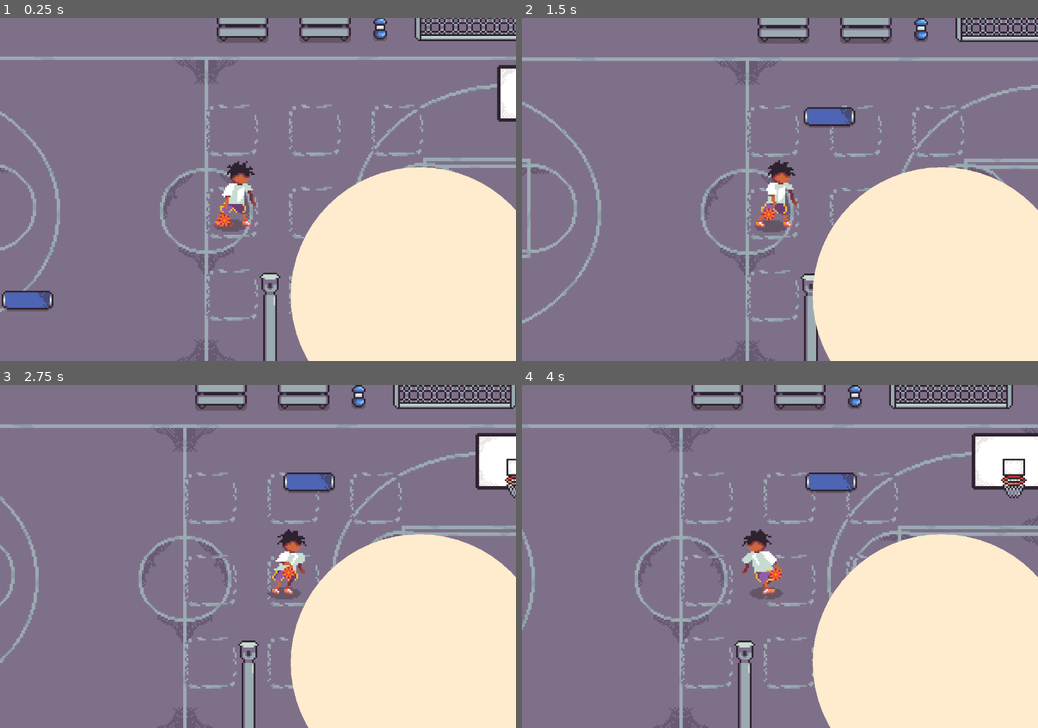
Above: before the commit, frames 1-4 (two rows, left to right).
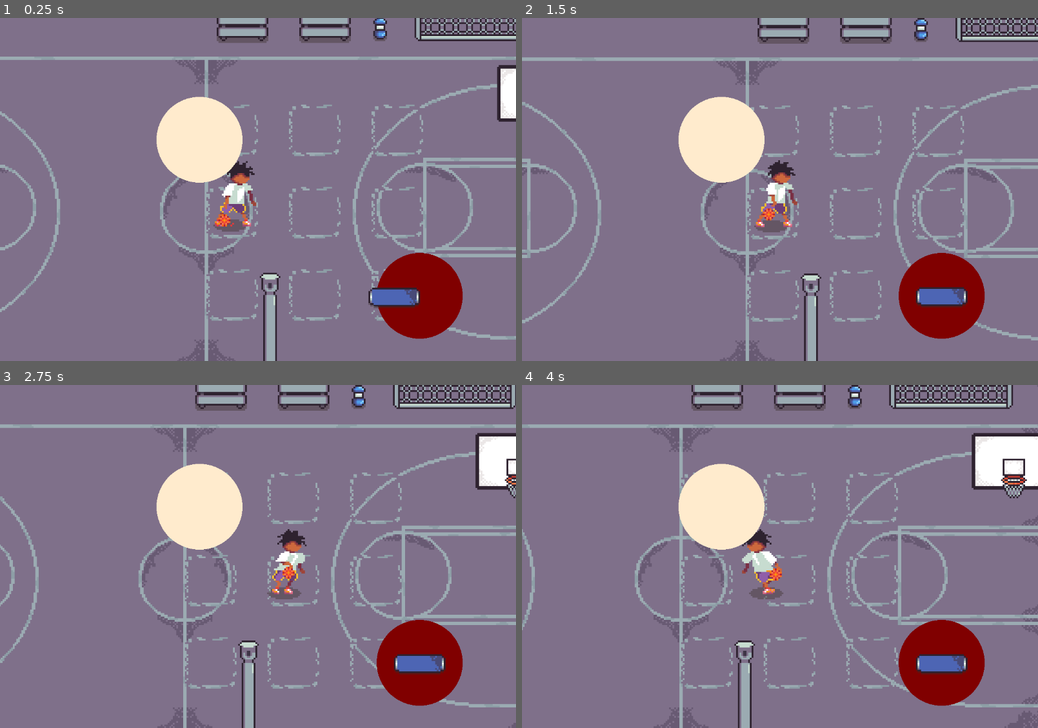
Above: after the commit, the same moments.

Repository: DarlanApenas/dunk-coding-2d
Game: Godot game, scene res://scenes/game.tscn
Two runs of this game, one before a commit and one after it. Both use one fixed random seed, a clock stepped at 60 frames per second and the inputs below.
Inputs (mouse positions are in pixels of both pictures, inside the frame that each line leads up to):
- Up to frame 1 (0.25 s): no input
- Up to frame 2 (1.5 s): drag from (547, 299) to (831, 114) at 0.52 s; drag from (676, 206) to (831, 117) at 1.27 s
- Up to frame 3 (2.75 s): move the mouse to (309, 481) at 2.02 s; hold D (right) from 2.03 s (still down); tap Space (shoot) at 2.1 s; click (309, 481) at 2.17 s
- Up to frame 4 (4 s): release D (right) at 2.75 s; drag from (754, 625) to (625, 505) at 2.77 s; move the mouse to (934, 607) at 3.52 s; hold A (left) from 3.53 s (still down); tap R (dribble) at 3.6 s; click (934, 607) at 3.67 s

The runs differ from the first frame. In frame 1, 26% of the frame differs, in the area x 0-100%, y 22-100%; in frame 2, 26%, in the area x 30-100%, y 22-100%; in frame 3, 26%; in frame 4, 26%.

Commit message:
novas texturas

Diff:
--- a/entites/hoop.tscn
+++ b/entites/hoop.tscn
@@ -54,19 +54,19 @@
 [sub_resource type="Theme" id="Theme_ecu65"]
 default_font = ExtResource("5_mdgns")
 
-[node name="Hoop" type="Node2D"]
+[node name="Hoop" type="Node2D" unique_id=901889454]
 script = ExtResource("1_4y2td")
 
-[node name="RimSprite" type="AnimatedSprite2D" parent="."]
+[node name="RimSprite" type="AnimatedSprite2D" parent="." unique_id=1827517587]
 sprite_frames = SubResource("SpriteFrames_avtsd")
 
-[node name="NetSprite" type="AnimatedSprite2D" parent="."]
+[node name="NetSprite" type="AnimatedSprite2D" parent="." unique_id=2127041856]
 z_index = 4
 position = Vector2(0, -4)
 sprite_frames = SubResource("SpriteFrames_4y2td")
 offset = Vector2(0, 4)
 
-[node name="ScoreZone" type="Area2D" parent="."]
+[node name="ScoreZone" type="Area2D" parent="." unique_id=41290585]
 position = Vector2(0, -6)
 script = ExtResource("2_avtsd")
 show_debug = false
@@ -74,27 +74,28 @@
 min_fall_speed = 40.0
 vertical_margin = 10.0
 
-[node name="CollisionShape2D" type="CollisionShape2D" parent="ScoreZone"]
+[node name="CollisionShape2D" type="CollisionShape2D" parent="ScoreZone" unique_id=87262006]
 position = Vector2(0, 2)
 shape = SubResource("CapsuleShape2D_mdgns")
 
-[node name="Rim" type="StaticBody2D" parent="."]
+[node name="Rim" type="StaticBody2D" parent="." unique_id=619006255]
 physics_material_override = SubResource("PhysicsMaterial_avtsd")
 
-[node name="CollisionShape2D" type="CollisionShape2D" parent="Rim"]
+[node name="CollisionShape2D" type="CollisionShape2D" parent="Rim" unique_id=1088019438]
 position = Vector2(-6, -5.75)
 rotation = 1.5707964
 shape = SubResource("RectangleShape2D_mdgns")
 
-[node name="CollisionShape2D2" type="CollisionShape2D" parent="Rim"]
+[node name="CollisionShape2D2" type="CollisionShape2D" parent="Rim" unique_id=995810597]
 position = Vector2(8, -5.5)
 rotation = 1.5707964
 shape = SubResource("RectangleShape2D_ecu65")
 
-[node name="Text" type="CanvasLayer" parent="."]
+[node name="Text" type="CanvasLayer" parent="." unique_id=345322298]
+visible = false
 script = ExtResource("4_83tmo")
 
-[node name="RichTextLabel" type="RichTextLabel" parent="Text"]
+[node name="RichTextLabel" type="RichTextLabel" parent="Text" unique_id=1259816072]
 anchors_preset = 15
 anchor_right = 1.0
 anchor_bottom = 1.0
--- a/scenes/game.tscn
+++ b/scenes/game.tscn
@@ -4804,8 +4804,11 @@
 
 [node name="UI" type="CanvasLayer" parent="." unique_id=1740699742]
 
+[node name="drop_zone" parent="UI" unique_id=1787792880 instance=ExtResource("12_dinhu")]
+position = Vector2(244, 162)
+
+[node name="drop_zone2" parent="UI" unique_id=2014510017 instance=ExtResource("12_dinhu")]
+position = Vector2(116, 71)
+
 [node name="Node2D" parent="UI" unique_id=2138045806 instance=ExtResource("11_kvpfn")]
 position = Vector2(16, 164)
-
-[node name="drop_zone" parent="UI" unique_id=1787792880 instance=ExtResource("12_dinhu")]
-position = Vector2(244, 162)
--- a/scripts/dragndrop.gd
+++ b/scripts/dragndrop.gd
@@ -1,18 +1,32 @@
 extends Node2D
-# https://www.youtube.com/watch?v=iSpWZzL2i1o
 
 var selected  = false
+var rest_point
+var rest_nodes = []
 
+func _ready():
+	rest_nodes = get_tree().get_nodes_in_group("zone")
+	rest_point = rest_nodes[0].global_position
+	rest_nodes[0].select()
 
-func _on_block_input_event(viewport: Node, event: InputEvent, shape_idx: int) -> void:
+func _on_block_input_event(viewport: Node, event: InputEvent, shape_idx: int):
 	if Input.is_action_just_pressed("draggable_click"):
 		selected = true
 
 func _physics_process(delta: float) -> void:
 	if selected:
 		global_position = lerp(global_position,get_global_mouse_position(), 25 * delta)
+	else:
+		global_position = lerp(global_position, rest_point, 10 * delta)
 
 func _input(event):
 	if event is InputEventMouseButton:
 		if event.button_index == MOUSE_BUTTON_LEFT and not event.pressed:
 			selected = false
+			var shortest_dist = 10
+			for child in rest_nodes:
+				var distance = global_position.distance_to(child.global_position)
+				if distance < shortest_dist:
+					child.select()
+					rest_point = child.global_position
+					shortest_dist = distance
--- a/scripts/drop_zone.gd
+++ b/scripts/drop_zone.gd
@@ -2,7 +2,7 @@
 
 
 func _draw():
-	draw_circle(Vector2.ZERO, 75, Color.BLANCHED_ALMOND)
+	draw_circle(Vector2.ZERO, 25, Color.BLANCHED_ALMOND)
 
 func select():
 	for child in get_tree().get_nodes_in_group("zone"):
Not shown: 1 places in entites/hoop.tscn that only renumber resources
Binary file added: resource/UI Alternative/00.png
Not shown, added: resource/UI Alternative/00.png.import
Binary file added: resource/UI Alternative/01.png
Not shown, added: resource/UI Alternative/01.png.import
Binary file added: resource/UI Alternative/02.png
Not shown, added: resource/UI Alternative/02.png.import
Binary file added: resource/UI Alternative/03.png
Not shown, added: resource/UI Alternative/03.png.import
Binary file added: resource/UI Alternative/04.png
Not shown, added: resource/UI Alternative/04.png.import
Binary file added: resource/UI Alternative/05.png
(and 7 more such lines)
